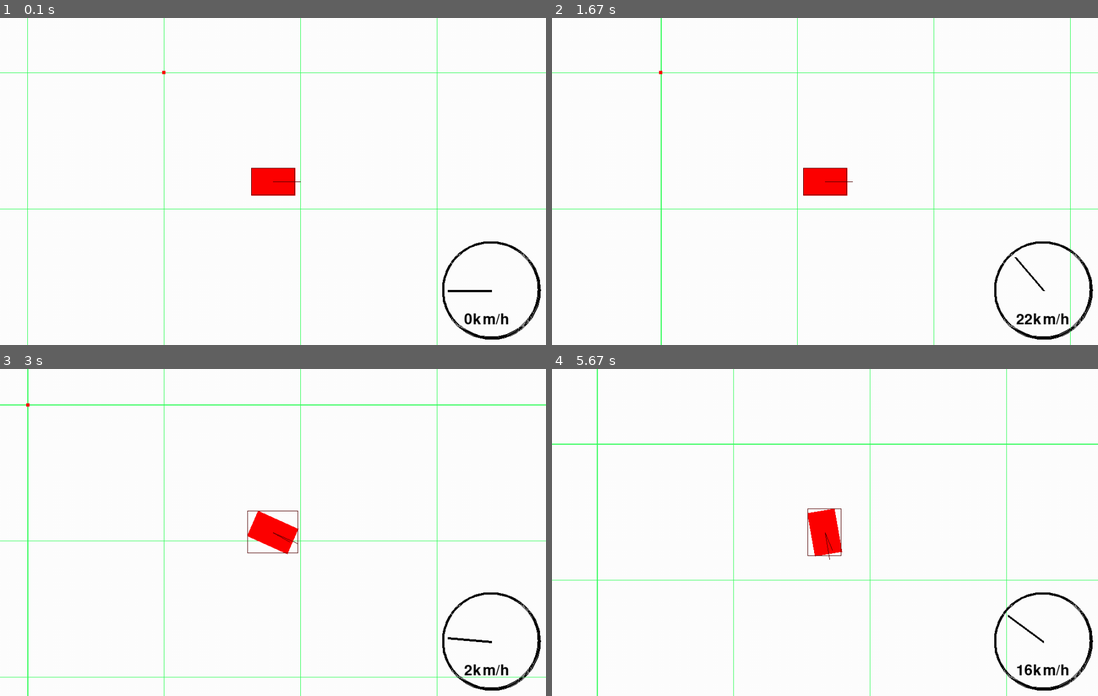
Above: before the commit, frames 1-4 (two rows, left to right).
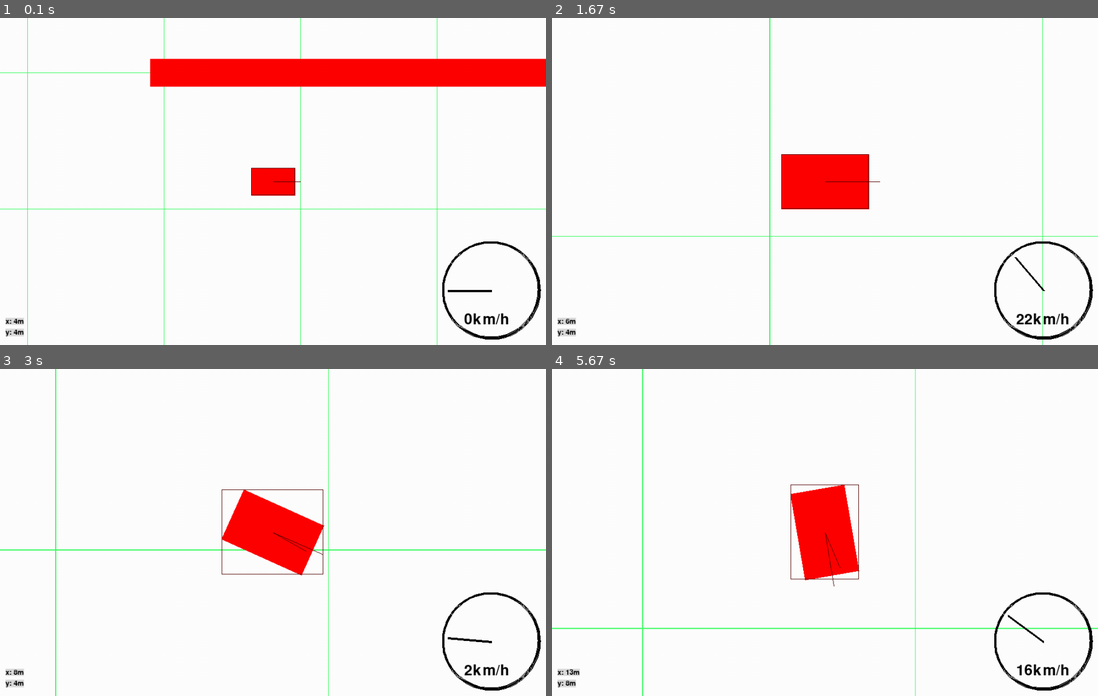
Above: after the commit, the same moments.

Repository: Xseis/Another-Pygame-Project
Game: pygame game, started from main.py
The game is run twice, just before and just after one commit, with the same random seed, the same clock (stepped at 60 frames per second) and the same inputs.
Inputs:
- Up to frame 1 (0.1 s): no input
- Up to frame 2 (1.67 s): tap Z at 0.33 s; hold W 1.17-1.63 s
- Up to frame 3 (3 s): hold D 1.67-2.13 s; hold A 2.17-2.7 s; hold A from 2.73 s (still down)
- Up to frame 4 (5.67 s): release A at 3.13 s; hold W 3.17-3.53 s; hold D 3.57-4.2 s; hold A 4.23-4.7 s; hold D 4.73-5.2 s; hold W 5.23-5.53 s; hold D from 5.57 s (still down); tap Space at 5.63 s

The runs differ from the first frame. In frame 1, 6.5% of the frame differs, in the area x 1-100%, y 12-98%; in frame 2, 3.7%; in frame 3, 4.8%; in frame 4, 5.2%.

Commit message:
Added coords

Diff:
--- a/main.py
+++ b/main.py
@@ -63,8 +63,11 @@
                 mtv = (normal[0]*depth, normal[1]*depth)
                 self.x -= mtv[0]
                 self.y -= mtv[1]
-                self.vx *= normal[0] * 0.3
-                self.vy *= normal[1] * 0.3
+
+                impact = self.vx*normal[0] + self.vy*normal[1]
+                if impact > 0:
+                    self.vx -= normal[0] * impact*1.1
+                    self.vy -= normal[1] * impact*1.1
 
     def SeparatingAxisTheorem(self, obj1:"PhysicsObjectClass", obj2:"PhysicsObjectClass"):
         obj1_corners = obj1.get_corners()
@@ -316,13 +319,16 @@
     def __init__(self) -> None:
         self.grid = GridClass(grid_size=500)
         self.cat = CatClass(x=400.0, y=400.0, angle=0.0, mass=10.0, inertia=1.0, grid=self.grid, width=100, length=160)
-        self.wall = PhysicsObjectClass(0, 0, 0, 0, 0, grid=self.grid, width=10, length=10)
+        self.wall = PhysicsObjectClass(0, 0, 0, 0, 0, grid=self.grid, width=100, length=100)
         self.wall.is_static = True
 
         self.camera = CameraClass(0, 0, 0, self)
         self.camera.target = self.cat
 
         self.objects:list[ObjectClass] = [self.cat, self.wall] # PURELY DRAWING/VISUAL
+        for i in range(100):
+            wall= PhysicsObjectClass(i*100, 0, 0, 0, 0, grid=self.grid, width=100, length=100)
+            self.objects.append(wall)
 
         self.WIDTH, self.HEIGHT = 1000, 600
         self.win = pygame.display.set_mode((self.WIDTH, self.HEIGHT))
@@ -336,13 +342,18 @@
             for event in pygame.event.get():
                 if event.type == pygame.QUIT:
                     self.running = False
+                if event.type == pygame.MOUSEWHEEL:
+                    self.camera.zoom *= 1.1 if event.y == 1 else 0.9
+                if event.type == pygame.KEYDOWN:
+                    if event.key == pygame.K_z:
+                        self.camera.zoom = 1
 
             self.cat.Update(dt)
             self.camera.follow()
 
             self.win.fill((255, 255, 255))
-            gridw = int(self.WIDTH/self.camera.zoom//self.grid.grid_size+3)
-            gridh = int(self.HEIGHT/self.camera.zoom//self.grid.grid_size+3)
+            gridw = min(int(self.WIDTH/self.camera.zoom//self.grid.grid_size+3), 100)
+            gridh = min(int(self.HEIGHT/self.camera.zoom//self.grid.grid_size+3), 100)
             for x in range(gridw):
                 for y in range(gridh):
                     dx, dy = x-gridw//2, y-gridh//2
@@ -377,6 +388,13 @@
             pygame.draw.arc(self.win, (0,0,0), (center[0]-90, center[1]-90, 180, 180), 0, math.radians(360), 4)
             font = pygame.font.Font(None, 40)
             self.win.blit(font.render(f"{int(kmh)}km/h", True, (0,0,0)), (center[0]-50, center[1]+40))
+
+            # Coords
+            font = pygame.font.Font(None, 20)
+            self.win.blit(font.render(f"x: {int(self.camera.x/100)}m", True, (0,0,0), (220,220,220)), (10, self.HEIGHT-50))
+            self.win.blit(font.render(f"y: {int(self.camera.y/100)}m", True, (0,0,0), (220,220,220)), (10, self.HEIGHT-30))
+
+
             pygame.display.flip()
             dt = self.clock.tick(60) / 1000
         pygame.quit()
